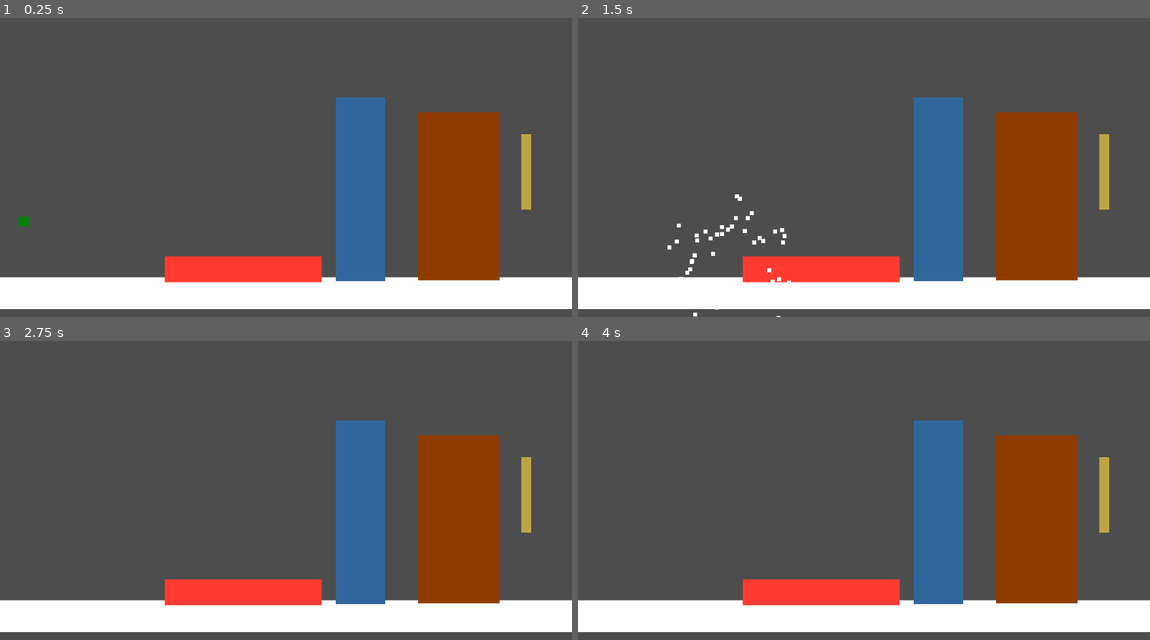
Above: before the commit, frames 1-4 (two rows, left to right).
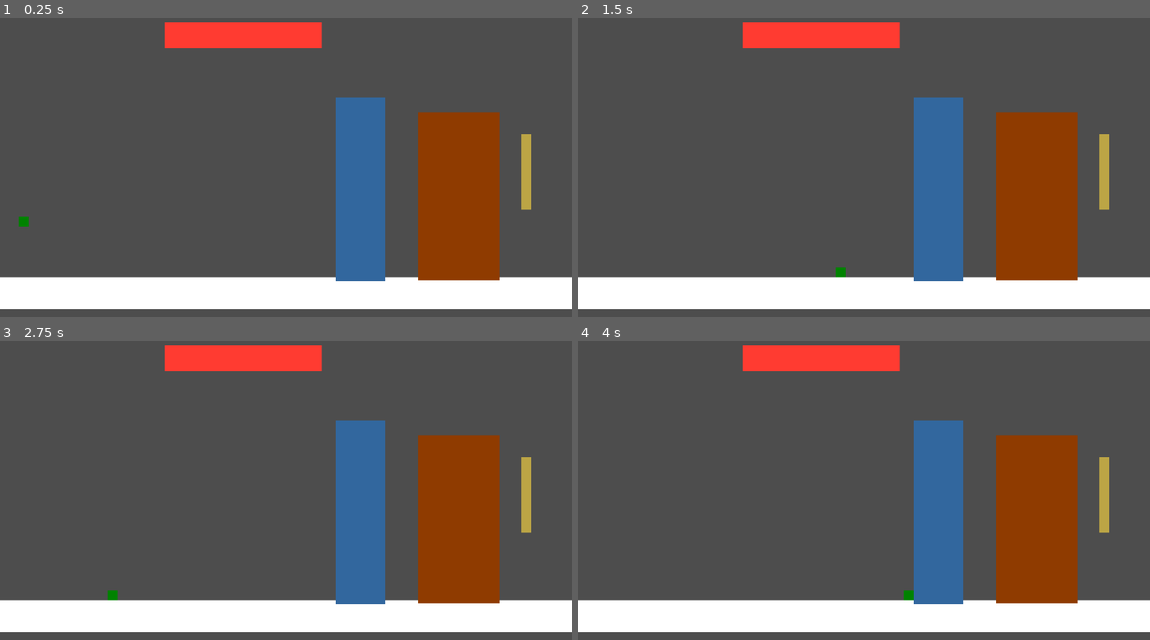
Above: after the commit, the same moments.

Repository: Ssssoar/Project-Olympus
Game: Godot game, scene res://scenes/test_scene.tscn
The game is run twice, just before and just after one commit, with the same random seed, the same clock (stepped at 60 frames per second) and the same inputs.
Inputs:
- Up to frame 1 (0.25 s): no input
- Up to frame 2 (1.5 s): tap Enter at 0.5 s; hold D (Right) from 0.53 s (still down); tap F6 (TEST_SWITCH_2, bound only after the commit) at 0.6 s; tap Space (Jump) at 0.77 s; tap F7 (TEST_SWITCH_3, bound only after the commit) at 0.8, 1.35 s
- Up to frame 3 (2.75 s): tap Space (Jump) at 1.52 s; tap F6 (TEST_SWITCH_2, bound only after the commit) at 1.55 s; release D (Right) at 2.03 s; hold A (Left) from 2.03 s (still down); tap Q (PickL) at 2.1 s; tap F7 (TEST_SWITCH_3, bound only after the commit) at 2.3 s
- Up to frame 4 (4 s): release A (Left) at 2.78 s; hold D (Right) from 2.78 s (still down); tap E (PickR) at 2.85 s; tap Space (Jump) at 3.02, 3.77 s; tap F6 (TEST_SWITCH_2, bound only after the commit) at 3.05, 3.6 s; tap F7 (TEST_SWITCH_3, bound only after the commit) at 3.8 s

The runs differ from the first frame. In frame 1, 4.8% of the frame differs, in the area x 28-57%, y 1-89%; in frame 2, 5.1%, in the area x 15-57%, y 1-100%; in frame 3, 4.9%; in frame 4, 4.9%.

Commit message:
game game game

Diff:
--- a/project.godot
+++ b/project.godot
@@ -69,3 +69,23 @@
 "events": [Object(InputEventKey,"resource_local_to_scene":false,"resource_name":"","device":-1,"window_id":0,"alt_press …(195 unchanged characters)…
 ]
 }
+TEST_SWITCH_1={
+"deadzone": 0.2,
+"events": [Object(InputEventKey,"resource_local_to_scene":false,"resource_name":"","device":-1,"window_id":0,"alt_pressed":false,"shift_pressed":false,"ctrl_pressed":false,"meta_pressed":false,"pressed":false,"keycode":0,"physical_keycode":4194336,"key_label":0,"unicode":0,"location":0,"echo":false,"script":null)
+]
+}
+TEST_SWITCH_2={
+"deadzone": 0.2,
+"events": [Object(InputEventKey,"resource_local_to_scene":false,"resource_name":"","device":-1,"window_id":0,"alt_pressed":false,"shift_pressed":false,"ctrl_pressed":false,"meta_pressed":false,"pressed":false,"keycode":0,"physical_keycode":4194337,"key_label":0,"unicode":0,"location":0,"echo":false,"script":null)
+]
+}
+TEST_SWITCH_3={
+"deadzone": 0.2,
+"events": [Object(InputEventKey,"resource_local_to_scene":false,"resource_name":"","device":-1,"window_id":0,"alt_pressed":false,"shift_pressed":false,"ctrl_pressed":false,"meta_pressed":false,"pressed":false,"keycode":0,"physical_keycode":4194338,"key_label":0,"unicode":0,"location":0,"echo":false,"script":null)
+]
+}
+TEST_SWITCH_4={
+"deadzone": 0.2,
+"events": [Object(InputEventKey,"resource_local_to_scene":false,"resource_name":"","device":-1,"window_id":0,"alt_pressed":false,"shift_pressed":false,"ctrl_pressed":false,"meta_pressed":false,"pressed":false,"keycode":0,"physical_keycode":4194335,"key_label":0,"unicode":0,"location":0,"echo":false,"script":null)
+]
+}
--- /dev/null
+++ b/resources/movement_params/floatier_movement.tres
@@ -0,0 +1,21 @@
+[gd_resource type="Resource" script_class="MovementParams" load_steps=2 format=3 uid="uid://c82v6lqrd1ll0"]
+
+[ext_resource type="Script" uid="uid://dls0m205nrnpc" path="res://resources/movement_params/movement_params.gd" id="1_0x3en"]
+
+[resource]
+script = ExtResource("1_0x3en")
+max_horizontal_speed = 300.0
+ground_accel = 90.0
+air_accel = 70.0
+ground_drag = 25.0
+air_drag = 20.0
+ground_break_accel = 88.0
+gravity = 25.0
+jump_force = 950.0
+fast_gravity = 200.0
+terminal_velocity = 500.0
+impulse_velocity = 1300.0
+impulse_time = 0.1
+bounce_force = 600.0
+bounce_elevation = 950.0
+metadata/_custom_type_script = "uid://dls0m205nrnpc"
--- /dev/null
+++ b/resources/movement_params/instant_turnaround.tres
@@ -0,0 +1,21 @@
+[gd_resource type="Resource" script_class="MovementParams" load_steps=2 format=3 uid="uid://c2l4wmk074oib"]
+
+[ext_resource type="Script" uid="uid://dls0m205nrnpc" path="res://resources/movement_params/movement_params.gd" id="1_ywh01"]
+
+[resource]
+script = ExtResource("1_ywh01")
+max_horizontal_speed = 600.0
+ground_accel = 90.0
+air_accel = 150.0
+ground_drag = 100.0
+air_drag = 100.0
+ground_break_accel = 9000.0
+gravity = 45.0
+jump_force = 1200.0
+fast_gravity = 9000.0
+terminal_velocity = 800.0
+impulse_velocity = 1300.0
+impulse_time = 0.1
+bounce_force = 600.0
+bounce_elevation = 950.0
+metadata/_custom_type_script = "uid://dls0m205nrnpc"
--- /dev/null
+++ b/resources/movement_params/no_air_control.tres
@@ -0,0 +1,19 @@
+[gd_resource type="Resource" script_class="MovementParams" load_steps=2 format=3 uid="uid://bbussw00lf2ix"]
+
+[ext_resource type="Script" uid="uid://dls0m205nrnpc" path="res://resources/movement_params/movement_params.gd" id="1_7iuw2"]
+
+[resource]
+script = ExtResource("1_7iuw2")
+max_horizontal_speed = 600.0
+ground_accel = 90.0
+ground_drag = 25.0
+ground_break_accel = 150.0
+gravity = 45.0
+jump_force = 950.0
+fast_gravity = 50.0
+terminal_velocity = 50000.0
+impulse_velocity = 1300.0
+impulse_time = 0.2
+bounce_force = 200.0
+bounce_elevation = 950.0
+metadata/_custom_type_script = "uid://dls0m205nrnpc"
--- a/scenes/player.tscn
+++ b/scenes/player.tscn
@@ -11,6 +11,10 @@
 [ext_resource type="Script" uid="uid://b5ko5xxeo3gti" path="res://scripts/player/game_over_handler.gd" id="9_ur7pv"]
 [ext_resource type="PackedScene" uid="uid://yurp3r6v306k" path="res://scenes/particles/death_particle.tscn" id="10_y4r1p"]
 [ext_resource type="Script" uid="uid://byfdmbruxo8a3" path="res://scripts/player/collision_checker.gd" id="11_d2wvv"]
+[ext_resource type="Script" uid="uid://b4vih0bpdblsj" path="res://scripts/debug/movement_switcher.gd" id="12_3v2ag"]
+[ext_resource type="Resource" uid="uid://c82v6lqrd1ll0" path="res://resources/movement_params/floatier_movement.tres" id="13_oprun"]
+[ext_resource type="Resource" uid="uid://c2l4wmk074oib" path="res://resources/movement_params/instant_turnaround.tres" id="14_a8ls1"]
+[ext_resource type="Resource" uid="uid://bbussw00lf2ix" path="res://resources/movement_params/no_air_control.tres" id="15_qfm1y"]
 
 [sub_resource type="RectangleShape2D" id="RectangleShape2D_h3xc6"]
 
@@ -102,6 +106,14 @@
 [node name="CollisionChecker" type="Node" parent="."]
 script = ExtResource("11_d2wvv")
 
+[node name="MovementSwitcher" type="Node" parent="." node_paths=PackedStringArray("move_handler")]
+script = ExtResource("12_3v2ag")
+move_handler = NodePath("../PlayerMovementStateMachine/WalkMovement")
+params1 = ExtResource("2_qhqgy")
+params2 = ExtResource("13_oprun")
+params3 = ExtResource("14_a8ls1")
+params4 = ExtResource("15_qfm1y")
+
 [connection signal="bounced" from="PickReactionHandler" to="PlayerMovementStateMachine/WalkMovement" method="_on_pick_reaction_handler_bounced"]
 [connection signal="body_entered" from="PickAreaL" to="PickReactionHandler" method="_on_pick_area_l_body_entered"]
 [connection signal="body_entered" from="PickAreaR" to="PickReactionHandler" method="_on_pick_area_r_body_entered"]
--- a/scenes/test_scene.tscn
+++ b/scenes/test_scene.tscn
@@ -46,5 +46,5 @@
 scale = Vector2(8.159999, 16.92)
 
 [node name="Hazard" parent="." instance=ExtResource("6_3qnke")]
-position = Vector2(490, 552)
+position = Vector2(490, 81)
 scale = Vector2(15.789524, 2.5579917)
--- /dev/null
+++ b/scripts/debug/movement_switcher.gd
@@ -0,0 +1,17 @@
+class_name MovementSwitcher extends Node
+
+@export var move_handler: MovementHandler
+@export var params1: MovementParams
+@export var params2: MovementParams
+@export var params3: MovementParams
+@export var params4: MovementParams
+
+func _process(_delta: float) -> void:
+	if Input.is_action_just_pressed("TEST_SWITCH_1"):
+		move_handler.set_params(params1)
+	if Input.is_action_just_pressed("TEST_SWITCH_2"):
+		move_handler.set_params(params2)
+	if Input.is_action_just_pressed("TEST_SWITCH_3"):
+		move_handler.set_params(params3)
+	if Input.is_action_just_pressed("TEST_SWITCH_4"):
+		move_handler.set_params(params4)
--- a/scripts/player/movement_handlers/player_movement.gd
+++ b/scripts/player/movement_handlers/player_movement.gd
@@ -33,6 +33,9 @@
 
 func set_default_params(): #quick function to reset the movement params back to the default
 	current_active_params = default_params
+
+func set_params(params: MovementParams):
+	current_active_params = params
 
 func _physics_process(_delta: float) -> void:
 	if disabled:
Not shown: 1 places in scenes/player.tscn that only renumber resources
Not shown, added: scripts/debug/movement_switcher.gd.uid
